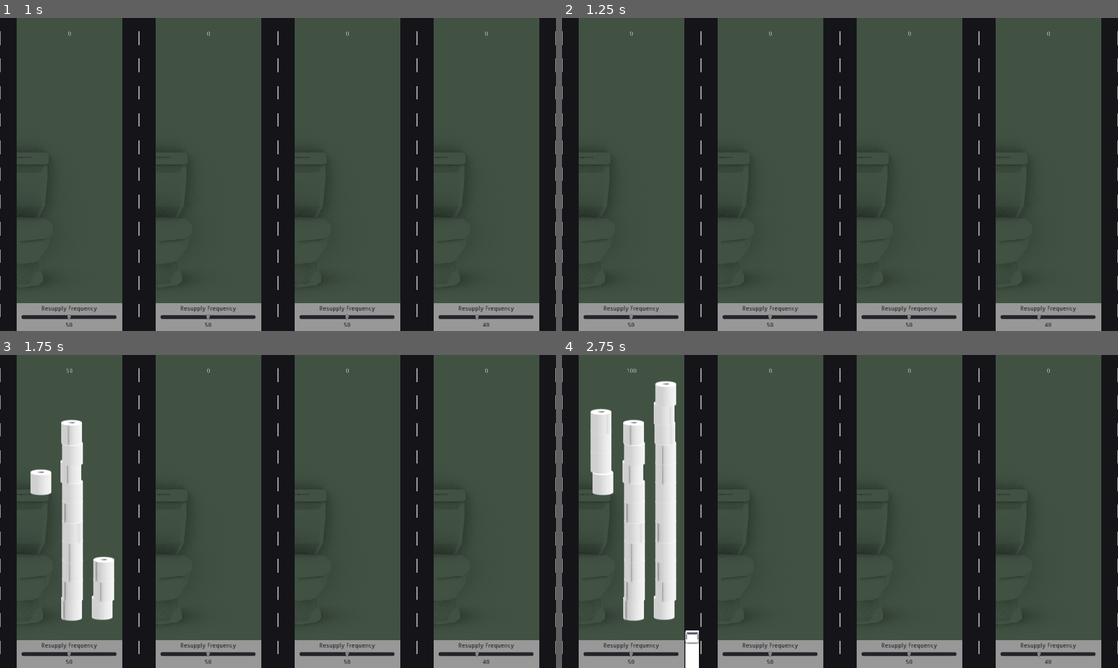
Above: before the commit, frames 1-4 (two rows, left to right).
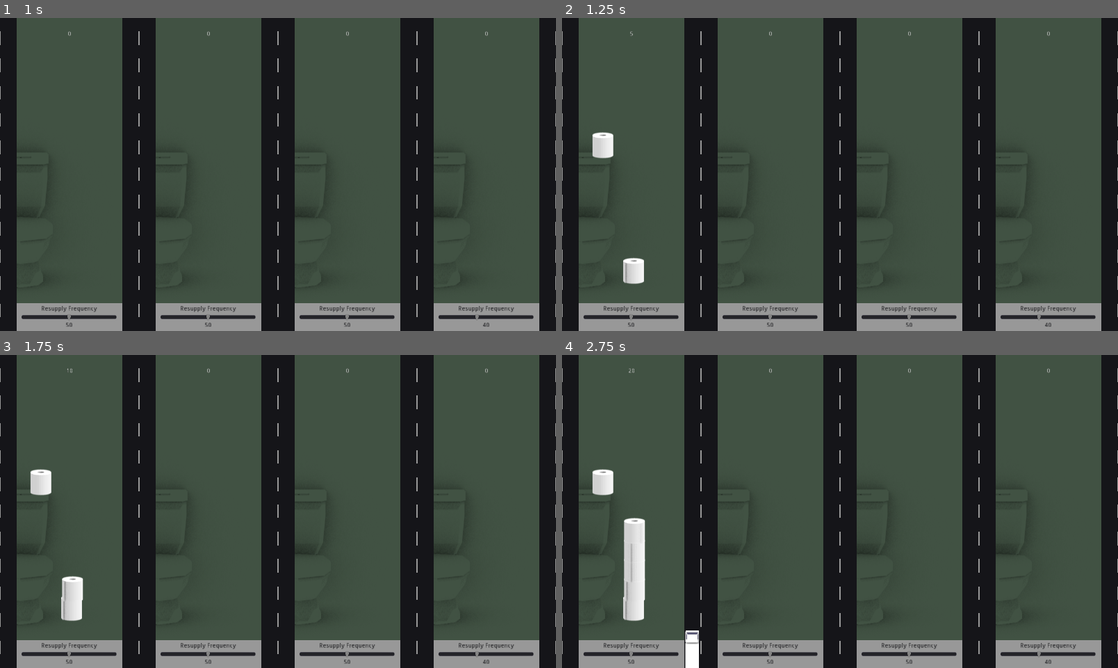
Above: after the commit, the same moments.

Repository: kevinlights/supply-chain
Game: Godot game, scene res://gui/menu.tscn
The game is run twice, just before and just after one commit, with the same random seed, the same clock (stepped at 60 frames per second) and the same inputs.
Inputs:
- Up to frame 1 (1 s): click "New" at 0.5 s
- Up to frame 2 (1.25 s): no input
- Up to frame 3 (1.75 s): tap Enter at 1.25 s
- Up to frame 4 (2.75 s): tap Space at 2 s

Frame 1 is identical in both runs. In frame 2, 0.6% of the frame differs, in the area x 5-15%, y 4-86%; in frame 3, 2.7%; in frame 4, 4.9%, in the area x 5-21%, y 4-85%.

Commit message:
Disentangled consumption and production and added their own counter and rate in SupplyPoint.

Diff:
--- a/game_entities/supply_point/SupplyPoint.gd
+++ b/game_entities/supply_point/SupplyPoint.gd
@@ -11,6 +11,7 @@
 var pending_stock: int
 var tick_rate : float
 var counter : float
+var consume_counter: float
 var is_producing : bool
 var is_consuming : bool
 var upstream : Node
@@ -21,6 +22,9 @@
 var stock_indicator_anchor : TextureRect
 var stock_indicator_value : float
 var stock_indicator_pool : Array
+var consumption_rate : int
+var production_rate : int
+var consume_produce_rate : float
 
 # Temporary
 var demand_factor : float
@@ -62,7 +66,11 @@
 	max_demand = new_max_demand
 	pending_stock = 0
 	tick_rate = 1.0
+	consume_produce_rate = 0.50
+	production_rate = 5
+	consumption_rate = 1
 	counter = 0.0
+	consume_counter = 0.0
 	is_producing = false
 	is_consuming = false
 	demand_factor = 1.0
@@ -138,13 +146,18 @@
 		update_stock_indicators()
 		should_update_indicators = false
 	counter += delta
+	consume_counter += delta
+	if consume_counter >= consume_produce_rate:
+		consume_counter -= consume_produce_rate
+		if is_producing:
+			produce_stock(production_rate)
+		if is_consuming:
+			consume_stock(consumption_rate)
 	if counter >= tick_rate:
 		counter -= tick_rate
-		if is_producing:
-			produce_stock(demand_level)
+		if (is_producing):
+			pass
 		else:
-			if is_consuming:
-				consume_stock(demand_level)
 			if stock_level + pending_stock < demand_level:
 				request_stock(int(demand_level * demand_factor))
 
